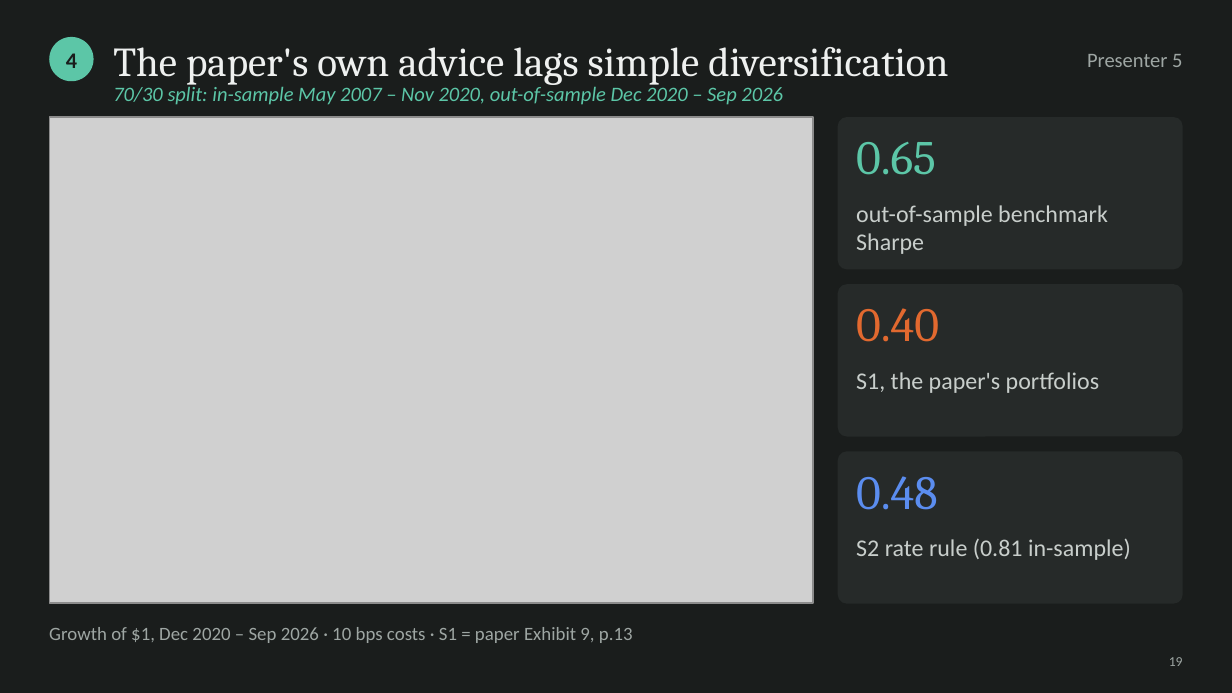
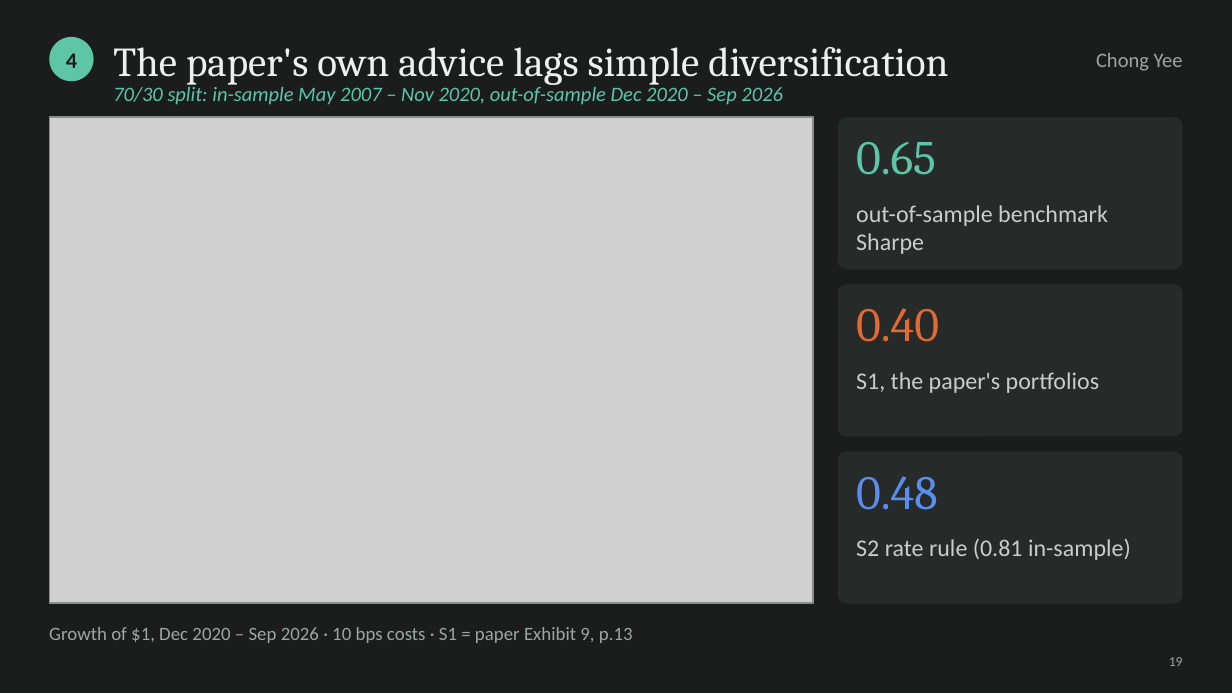
Before and after one commit to cyee02/MQF, a slide deck: slide 19 of QF600/Final Assignment/04 - Presentation Slides Group 6.pptx. Drawn at 1232x693 pixels with LibreOffice and Linux fonts; fonts in the diff are those of the drawing; grey boxes stand for pictures. Boxes give left, top, right and bottom in pixels: in the first picture for what was removed or moved away, otherwise in the second. Text is boxed around its words. In the diff, an @@ line names an element or a change of style, - is before the commit and + after.

```diff
--- a/QF600/Final Assignment/04 - Presentation Slides Group 6.pptx
+++ b/QF600/Final Assignment/04 - Presentation Slides Group 6.pptx
@@ text at <box>1096,53,1183,71</box>: text changed @@
-Presenter 5
+Chong Yee
```
Also in this commit, not shown: 25 other slides changed, 1 slide added, 10 other files.
